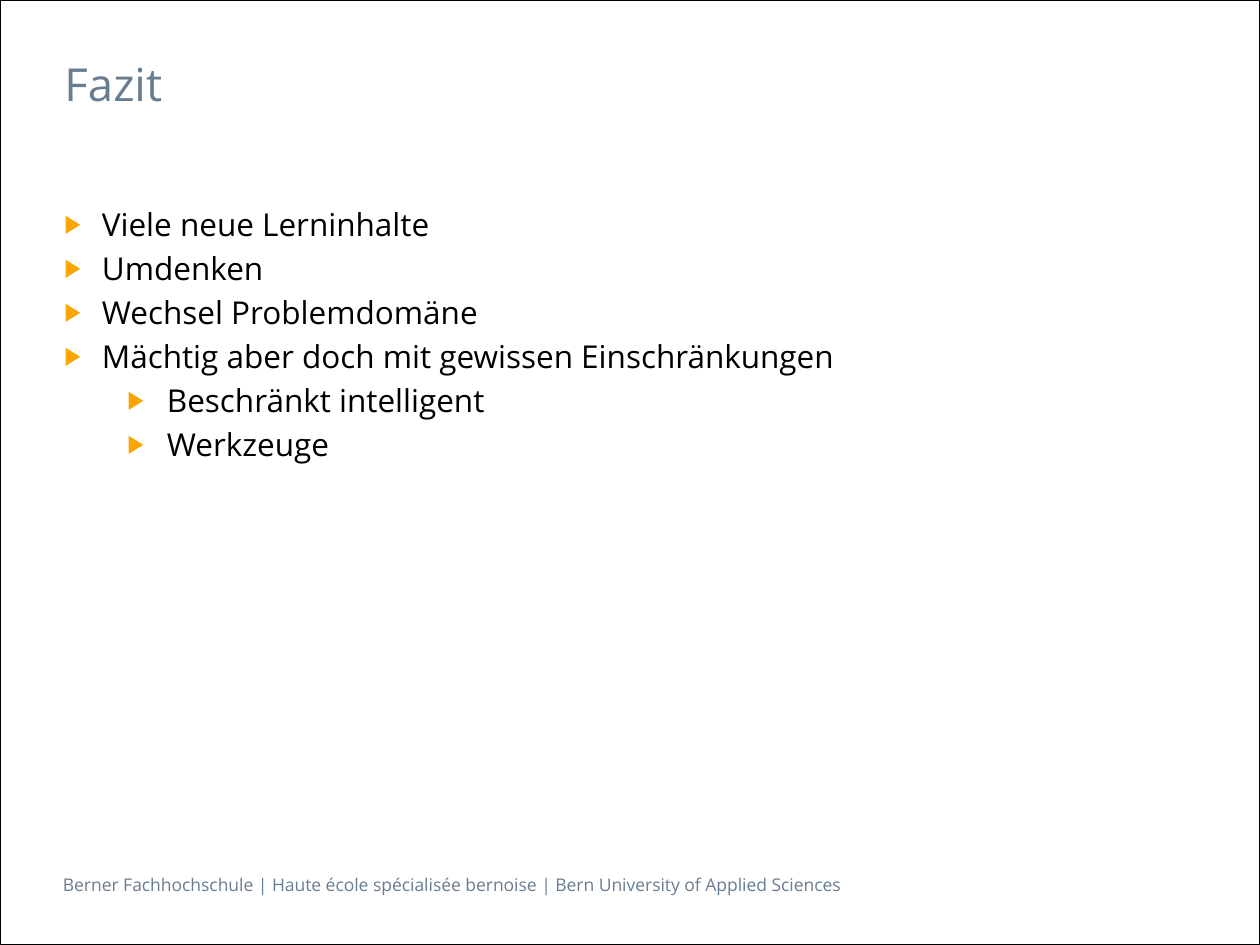
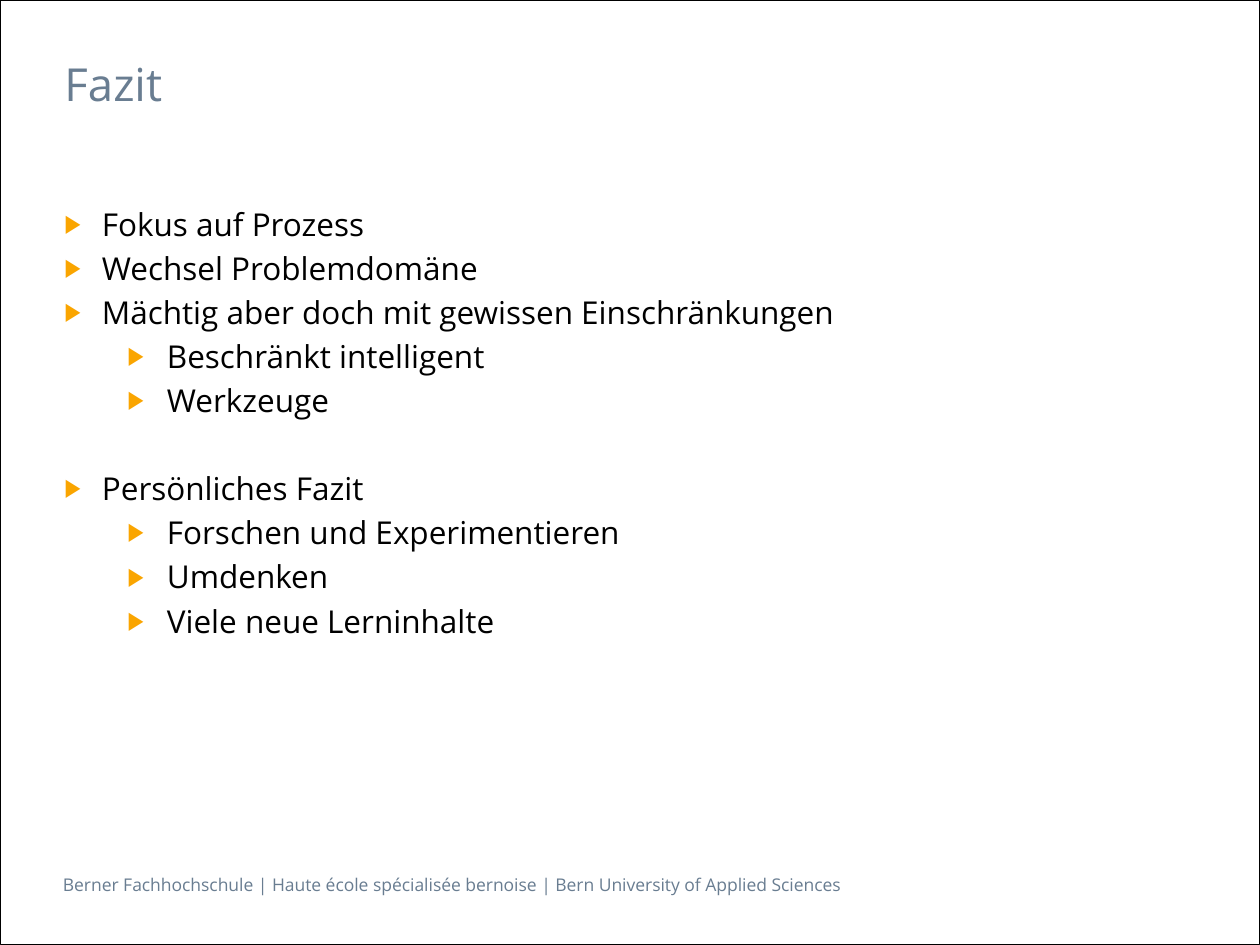
Before and after one commit to gunzm1/ElephantSearch, a slide deck: slide 16 of Doc/Semantische Datenbanken_bfh.pptx. Drawn at 1260x945 pixels with LibreOffice and Linux fonts; fonts in the diff are those of the drawing. Boxes give left, top, right and bottom in pixels: in the first picture for what was removed or moved away, otherwise in the second. Text is boxed around its words. In the diff, an @@ line names an element or a change of style, - is before the commit and + after.

```diff
--- a/Doc/Semantische Datenbanken_bfh.pptx
+++ b/Doc/Semantische Datenbanken_bfh.pptx
@@ text at box(102, 212, 364, 237): text changed @@
-▶ Viele neue Lerninhalte
-▶ Umdenken
+▶ Fokus auf Prozess
@@ text at box(102, 476, 619, 634): paragraphs added @@
+▶ Persönliches Fazit
+  ▶ Forschen und Experimentieren
+  ▶ Umdenken
+  ▶ Viele neue Lerninhalte
```
Also in this commit, not shown: 5 other slides changed, 1 slide added, 1 other file.
